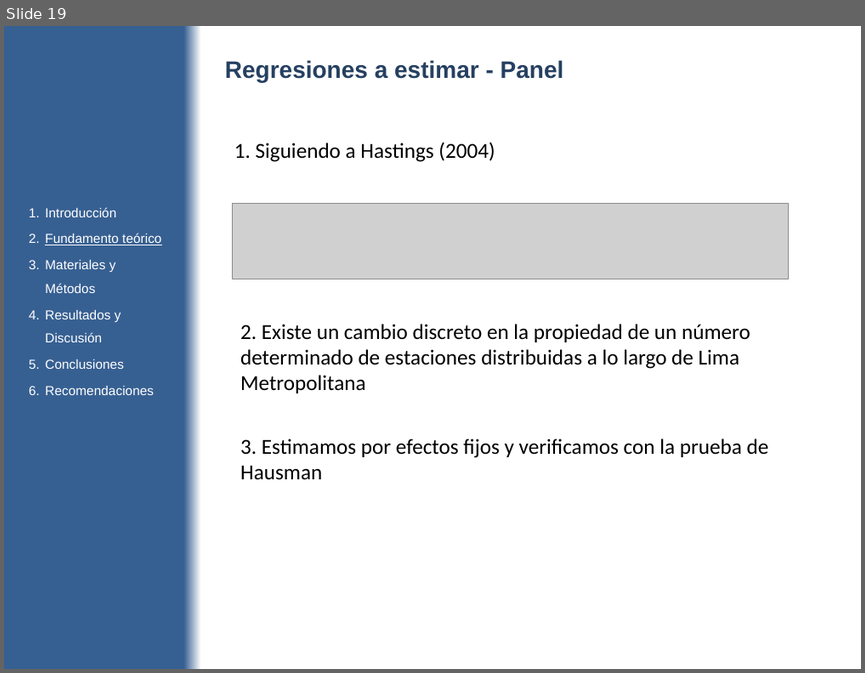
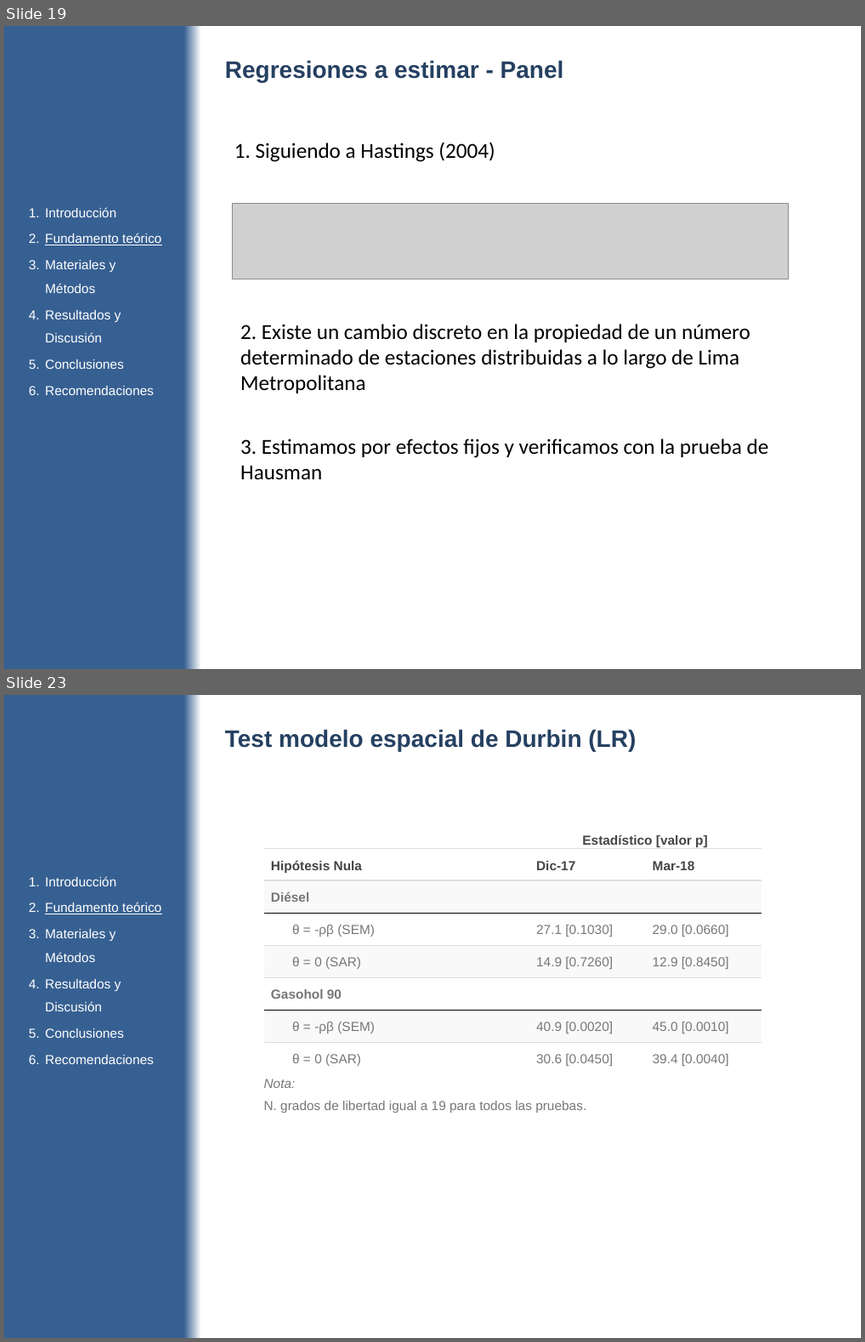
Before and after one commit to diegouriarte/masther-thesis, a slide deck: doc/avance-parcial.pptx. Shown one above the other, each under a label of ours: slide 19 before the commit, slides 19 and 23 after it; the slides between them are not shown. The pictures are 865x673 and 865x1342 pixels, drawn with LibreOffice and Linux fonts; fonts in the diff are those of the drawing; grey boxes stand for pictures. Boxes give left, top, right and bottom in pixels: in the first picture for what was removed or moved away, otherwise in the second. Text is boxed around its words. In the diff, an @@ line names an element or a change of style, - is before the commit and + after.

Commit message:
tablas para presentación

```diff
--- a/doc/avance-parcial.pptx
+++ b/doc/avance-parcial.pptx
@@ slide 23 added at (x1=4, y1=695, x2=861, y2=1338), background gradient #376092 to #FFFFFF @@
@@ text added at (x1=225, y1=729, x2=636, y2=751), 20 pt, text #254061, bold @@
+Test modelo espacial de Durbin (LR)
@@ table added at (x1=263, y1=814, x2=760, y2=1121), 10 rows, 3 columns @@
+ | Estadístico [valor p] | 
+Hipótesis Nula | Dic-17 | Mar-18
+Diésel |  | 
+θ = -ρβ (SEM) | 27.1 [0.1030] | 29.0 [0.0660]
+θ = 0 (SAR) | 14.9 [0.7260] | 12.9 [0.8450]
+Gasohol 90 |  | 
+θ = -ρβ (SEM) | 40.9 [0.0020] | 45.0 [0.0010]
+θ = 0 (SAR) | 30.6 [0.0450] | 39.4 [0.0040]
+Nota: |  | 
+N. grados de libertad igual a 19 para todos las pruebas. |  | 
@@ text added at (x1=45, y1=876, x2=161, y2=1064), 11 pt, text #FFFFFF @@
+1. Introducción
+2. Fundamento teórico
+3. Materiales y Métodos
+4. Resultados y Discusión
+5. Conclusiones
+6. Recomendaciones
```
Also in this commit, not shown: 4 slides changed, 3 other slides added, 9 other files.
